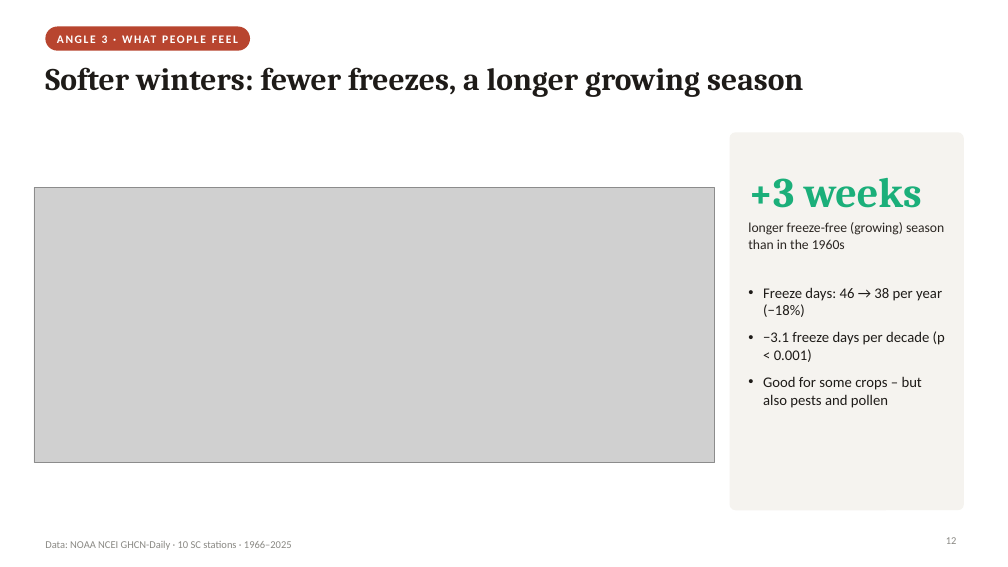
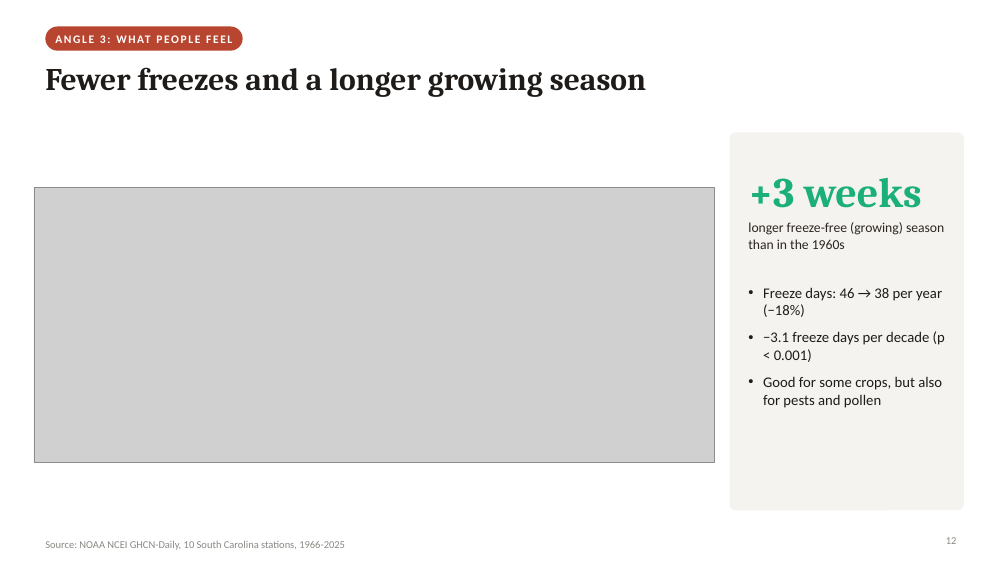
Before and after one commit to GITGUD360/P1-data-analysis-and-visualization, a slide deck: slide 12 of presentation/SC_Climate_Presentation.pptx. Drawn at 1008x567 pixels with LibreOffice and Linux fonts; fonts in the diff are those of the drawing; grey boxes stand for pictures. Boxes give left, top, right and bottom in pixels: in the first picture for what was removed or moved away, otherwise in the second. Text is boxed around its words. In the diff, an @@ line names an element or a change of style, - is before the commit and + after.

```diff
--- a/presentation/SC_Climate_Presentation.pptx
+++ b/presentation/SC_Climate_Presentation.pptx
@@ rounded rectangle: place and size @@
-rounded rectangle at [45, 26, 250, 51]
+rounded rectangle at [45, 26, 243, 51]
@@ text at [100, 35, 106, 43]: text changed @@
-ANGLE 3 · WHAT PEOPLE FEEL
+ANGLE 3: WHAT PEOPLE FEEL
@@ title at [45, 67, 646, 97]: text changed @@
-Softer winters: fewer freezes, a longer growing season
+Fewer freezes and a longer growing season
@@ text at [763, 377, 942, 408]: text changed @@
-• Good for some crops – but also pests and pollen
+• Good for some crops, but also for pests and pollen
@@ text at [45, 541, 345, 550]: text changed @@
-Data: NOAA NCEI GHCN-Daily · 10 SC stations · 1966–2025
+Source: NOAA NCEI GHCN-Daily, 10 South Carolina stations, 1966-2025
```
Also in this commit, not shown: 15 other slides changed, 23 other files.
